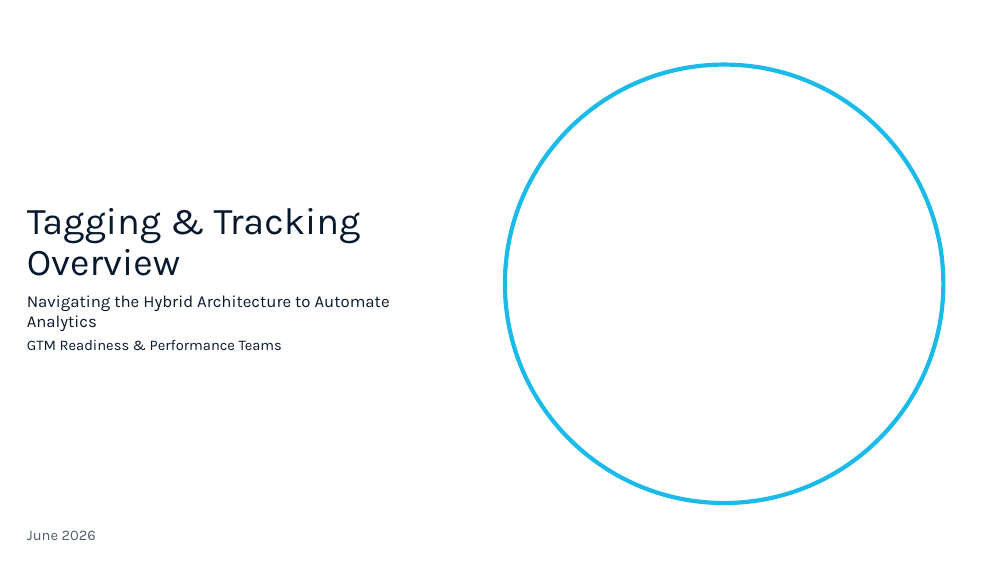
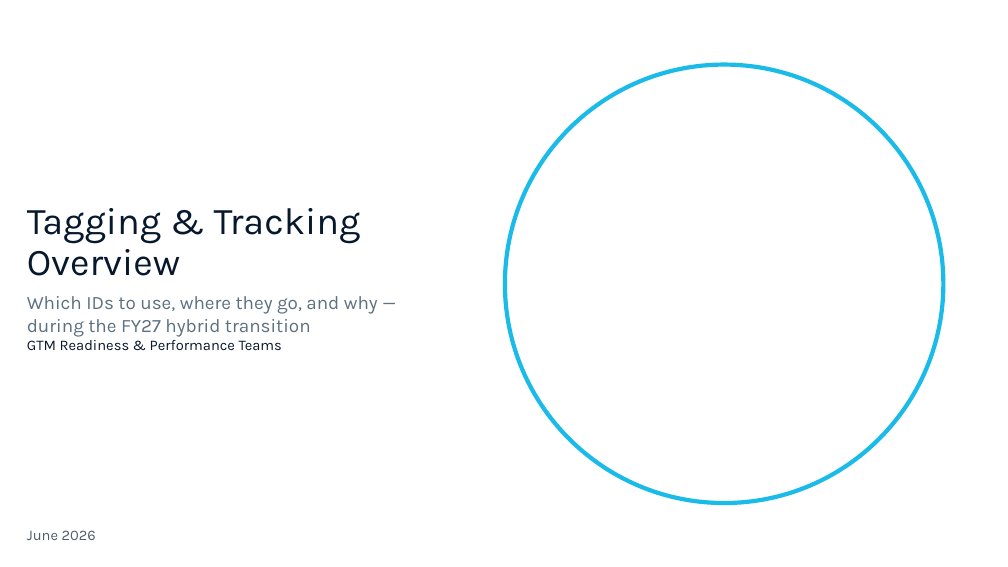
Before and after one commit to demodolly/Tagging-Tracking-Training, a slide deck: slide 1 of Tagging & Tracking Overview - FY27.pptx. Drawn at 1008x567 pixels with LibreOffice and Linux fonts; fonts in the diff are those of the drawing; background and template pictures are left out. Boxes give left, top, right and bottom in pixels: in the first picture for what was removed or moved away, otherwise in the second. Text is boxed around its words. In the diff, an @@ line names an element or a change of style, - is before the commit and + after.

```diff
--- a/Tagging & Tracking Overview - FY27.pptx
+++ b/Tagging & Tracking Overview - FY27.pptx
@@ text at (27, 296, 378, 337): text changed; size 16 to 18 pt; text colour #07182D to #5C7080 @@
-Navigating the Hybrid Architecture to Automate Analytics
+Which IDs to use, where they go, and why — during the FY27 hybrid transition
```
Also in this commit, not shown: 9 other slides changed, 4 other files.
